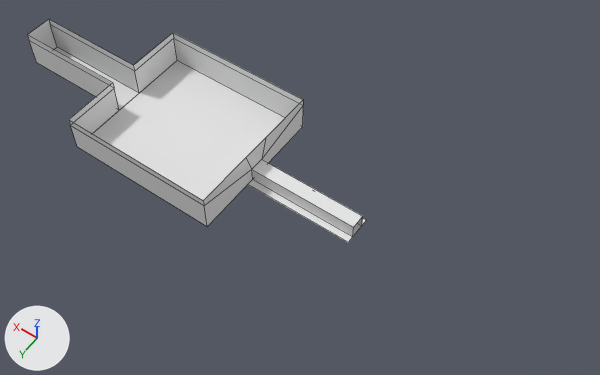
An edit to the FBX model Assets/Prefabs/art/meshes/import/room2.fbx, drawn before and after from the same camera.
The view is the same before and after, from a 50 mm camera at (-39.6, 38.9, 41.3) aimed at (-21.0, 13.0, 0.5). Every picture has the same lights, and +X, +Y and +Z are marked at lower left. Mesh edges are drawn as thin lines. Where no turn or scale is listed for an object, it has been applied to the vertices.

The first picture shows 'room2_floor', 'room2_walls'.
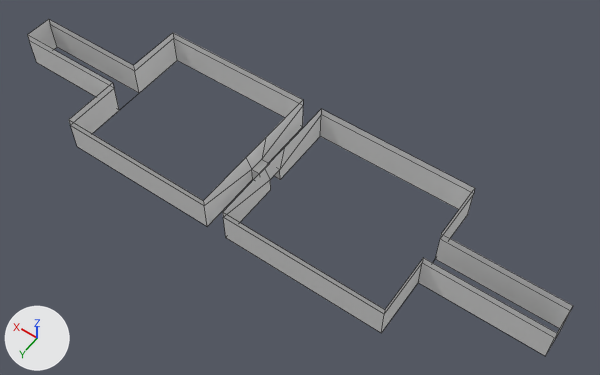
The newer file is also turned or shifted as a whole; pictures and numbers use the older file's frame.

Patch to the scene script:
```diff
--- a/Assets/Prefabs/art/meshes/import/room2.fbx.py
+++ b/Assets/Prefabs/art/meshes/import/room2.fbx.py
@@ me_plane_008 @@
 # used by ob_room2_walls; location = (0.0, 13.37, 0.0)
 # verts and faces of me_plane_008; kept vertices keep their numbers, new ones are numbered from 34
 # before: 30 (-25.6, 0.5, 0.0) at pixel (352, 236), 31 (-25.6, -0.5, 0.0) at pixel (361, 225), 32 (-25.6, -0.5, 1.0) at pixel (362, 216), 33 (-25.6, 0.5, 1.0) at pixel (353, 227)
-me_plane_008.from_pydata(...)  # 34 vertices, 22 faces; spans x -25.6..1.0, y -5.0..5.0, z 0.0..2.6
+me_plane_008.from_pydata(...)  # 68 vertices, 44 faces; spans x -38.4..1.0, y -5.0..5.0, z 0.0..2.6
+# me_plane_008 part 1: a new loose piece of 34 vertices spanning x -38.4..-18.6, y -5.0..5.0, z 0.0..2.6
+# me_plane_008 part 2
+for i in [*range(30, 34)]: verts[i] += (7.0, 0.0, 0.0)
@@ ob_room2_floor @@
-ob_room2_floor = bpy.data.objects.new('room2_floor', me_plane_009)
-ob_room2_floor.location = (0.0, 13.37, 0.0)
```

Pixel boxes [x1, y1, x2, y2] of what changed, in the pictures (600 x 375 px; the box of a moved part takes in the faces that stretch with it):
'room2_walls', reshaped (62% wider, 54% taller)
    before: [28, 19, 363, 237]
    after: [28, 19, 573, 356]
'room2_floor', deleted
    before: [54, 47, 366, 242]
part 1 of me_plane_008, added
    after: [223, 109, 573, 356]
part 2 of me_plane_008, moved or reshaped
    before: [252, 159, 363, 237]
    after: [252, 159, 269, 180]
